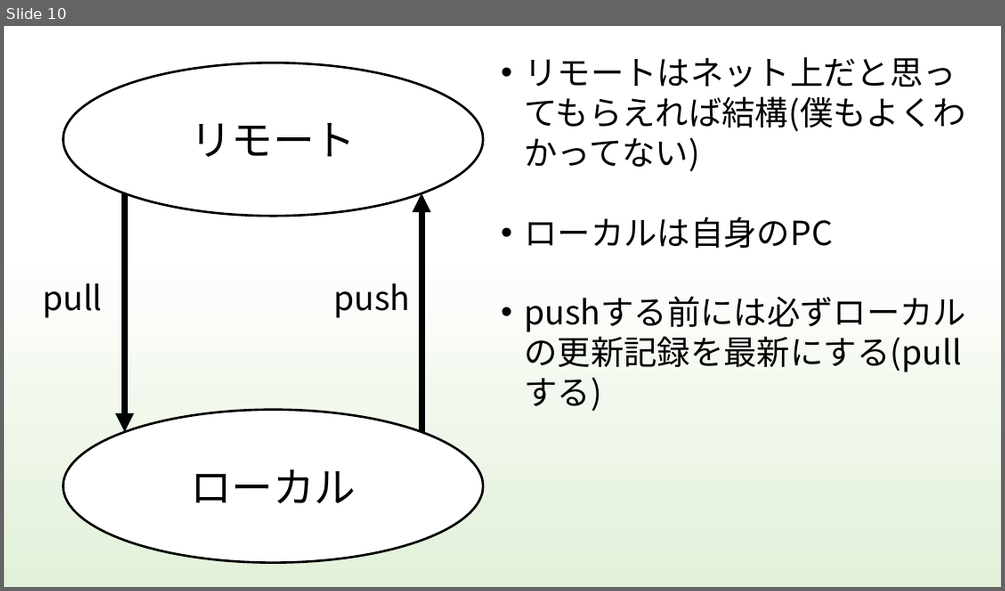
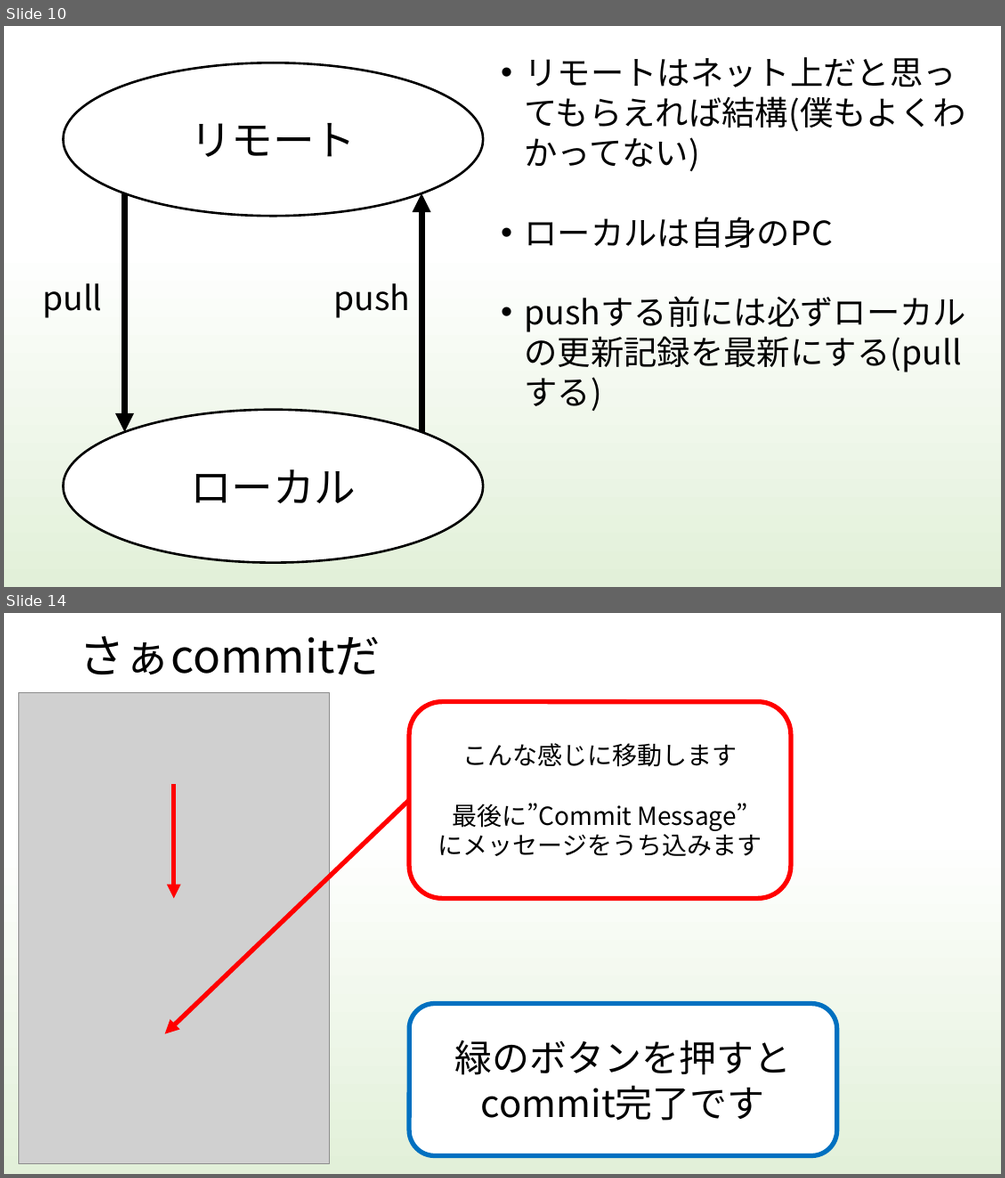
Before and after one commit to kiesproject/git-VR-study, a slide deck: 勉強会資料/H30VRStudy_Document/git_study.pptx. Shown one above the other, each under a label of ours: slide 10 before the commit, slides 10 and 14 after it; the slides between them are not shown. The pictures are 1005x591 and 1005x1178 pixels, drawn with LibreOffice and Linux fonts; fonts in the diff are those of the drawing; grey boxes stand for pictures. Boxes give left, top, right and bottom in pixels: in the first picture for what was removed or moved away, otherwise in the second. Text is boxed around its words. In the diff, an @@ line names an element or a change of style, - is before the commit and + after.

Commit message:
gitの勉強資料を更新しました

```diff
--- a/勉強会資料/H30VRStudy_Document/git_study.pptx
+++ b/勉強会資料/H30VRStudy_Document/git_study.pptx
@@ slide 14 added at bbox=[4, 613, 1001, 1174], background gradient #FFFFFF to #E2F0D9 to #BDBCBC @@
@@ title added at bbox=[79, 636, 380, 675], 44 pt, text #000000 @@
+さぁcommitだ
@@ picture added at bbox=[18, 693, 329, 1164] @@
@@ rounded rectangle added at bbox=[409, 702, 791, 899], fill #FFFFFF, outline #FF0000 4.5 pt, 24 pt, text #000000 @@
+こんな感じに移動します
+最後に”Commit Message”
+にメッセージをうち込みます
@@ arrow added from (174, 784) to (174, 898), #FF0000 4.5 pt @@
@@ arrow added from (409, 800) to (165, 1034), #FF0000 4.5 pt @@
@@ rounded rectangle added at bbox=[409, 1004, 837, 1155], fill #FFFFFF, outline #0070C0 4.5 pt, 36 pt, text #000000 @@
+緑のボタンを押すとcommit完了です
```
Also in this commit, not shown: 2 slides changed, 5 other slides added, 1 slide removed.
